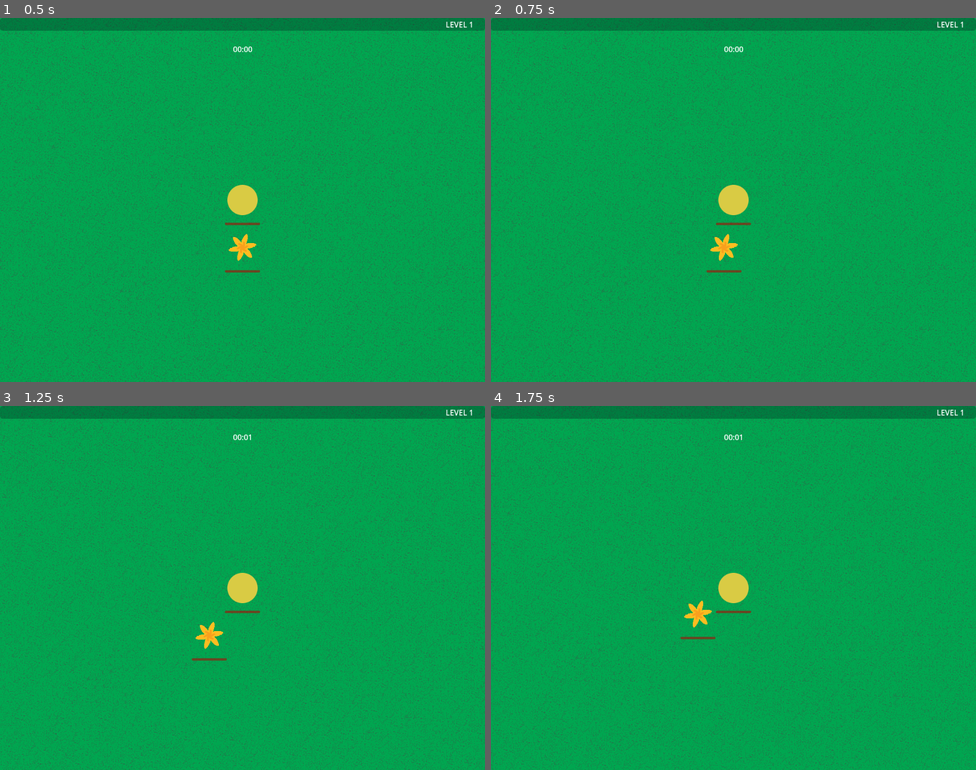
Above: before the commit, frames 1-4 (two rows, left to right).
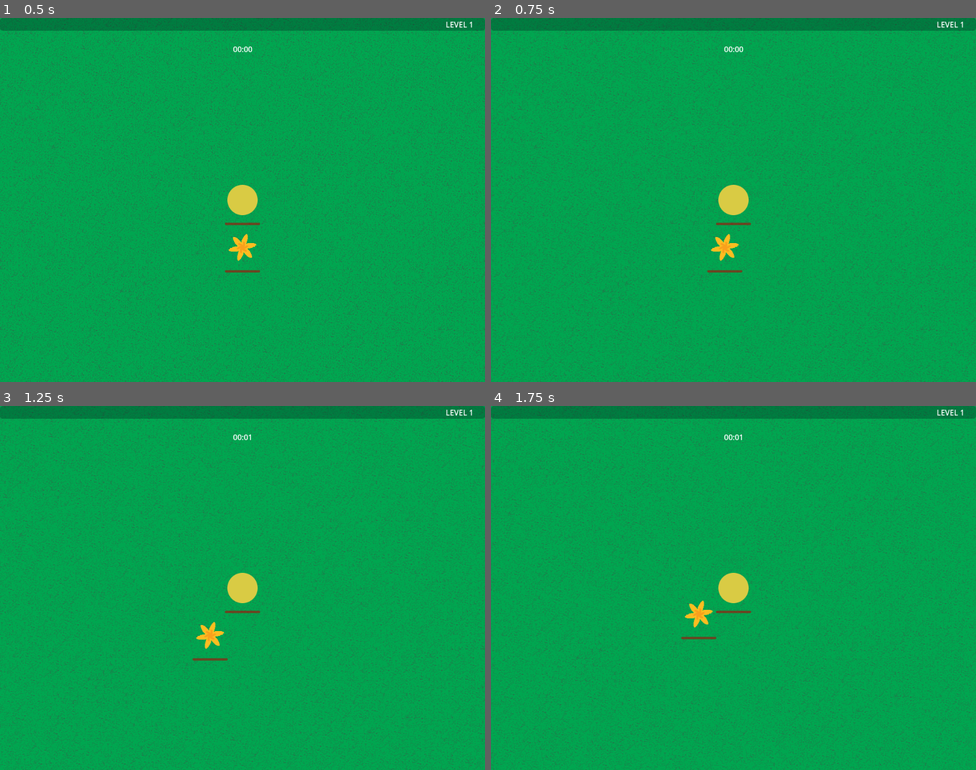
Above: after the commit, the same moments.

Repository: Silvester56/lastflower
Game: Godot game, scene res://scenes/game.tscn
The game is run twice, just before and just after one commit, with the same random seed, the same clock (stepped at 60 frames per second) and the same inputs. The project has no main scene, so this scene is started directly.
Inputs (mouse positions are in pixels of both pictures, inside the frame that each line leads up to):
- Up to frame 1 (0.5 s): no input
- Up to frame 2 (0.75 s): tap Enter at 0.5 s; move the mouse to (840, 181) at 0.52 s; hold D (right) from 0.53 s (still down); tap Space (melee) at 0.6 s
- Up to frame 3 (1.25 s): keep holding D (right); click (349, 569) at 0.8 s
- Up to frame 4 (1.75 s): move the mouse to (636, 606) at 1.27 s; release D (right) at 1.28 s; hold S (down) from 1.28 s (still down); click (636, 606) at 1.35 s; tap Space (melee) at 1.55 s

Frame 1 is identical in both runs. In frame 2, 12% of the frame differs, in the area x 0-100%, y 0-100%; in frame 3, 12%; in frame 4, 12%.
Error after the commit: Attempt to call function 'play' in base 'null instance' on a null instance. (res://scripts/player.gd:48)

Commit message:
Add shroom cooldown, melee power and player speed upgrades

Diff:
--- a/scripts/flower.gd
+++ b/scripts/flower.gd
@@ -3,7 +3,7 @@
 @export var Shroom: PackedScene
 
 var health: int = 100
-var autoHealPower: int = 1
+var autoHealPower: int = 2
 var thorns = false
 var shrooms = false
 var thornsChance = 5
@@ -16,7 +16,10 @@
 			changeHealth(-1)
 
 func changeHealth(ammount):
-	health = health + ammount
+	if health + ammount > 100:
+		health = 100
+	else:
+		health = health + ammount
 	$Health.value = health
 	if health <= 0:
 		$"..".gameover()
@@ -29,6 +32,9 @@
 func increaseShrooms() -> void:
 	$ShroomSpawn.start()
 	shroomDamage = shroomDamage + 1
+
+func decreaseShroomCooldown() -> void:
+	$ShroomSpawn.wait_time = $ShroomSpawn.wait_time - 0.8
 
 func _on_auto_heal_timeout() -> void:
 	changeHealth(autoHealPower)
--- a/scripts/game.gd
+++ b/scripts/game.gd
@@ -2,8 +2,6 @@
 
 @onready var enemy = preload("res://scenes/enemy.tscn")
 var rng = RandomNumberGenerator.new()
-var globalAutoHealSpeed = 1
-var globalAutoHealPower = 1
 var percentageOfGame = 0
 
 func getUpgradeOffest(upgradeId: String) -> int:
@@ -44,20 +42,18 @@
 	if len(throws) >= 2 and throws[1] == winner:
 		newEnemy.setProperties(64, 2, 60, 2)
 	if len(throws) >= 3 and throws[2] == winner:
-		newEnemy.setProperties(128, 5, 80, 4)
+		newEnemy.setProperties(128, 4, 80, 4)
 	if len(throws) >= 4 and throws[3] == winner:
-		newEnemy.setProperties(196, 10, 100, 8)
+		newEnemy.setProperties(196, 8, 100, 8)
 	add_child(newEnemy)
 
 func increaseAutoHealSpeed() -> void:
-	globalAutoHealSpeed = globalAutoHealSpeed - 0.1
-	$Player/AutoHeal.wait_time = globalAutoHealSpeed
-	$Flower/AutoHeal.wait_time = globalAutoHealSpeed
+	$Player/AutoHeal.wait_time = $Player/AutoHeal.wait_time - 0.1
+	$Flower/AutoHeal.wait_time = $Flower/AutoHeal.wait_time - 0.1
 
 func increaseAutoHealPower() -> void:
-	globalAutoHealPower = globalAutoHealPower + 1
-	$Player.autoHealPower = globalAutoHealPower
-	$Flower.autoHealPower = globalAutoHealPower
+	$Player.autoHealPower = $Player.autoHealPower + 1
+	$Flower.autoHealPower = $Flower.autoHealPower + 1
 
 func increaseDifficulty(seconds):
 	$Spawn.wait_time = 1 - float(seconds) / 2000
--- a/scripts/player.gd
+++ b/scripts/player.gd
@@ -10,7 +10,7 @@
 var xpForNextLevel: int = 5
 var level = 1
 var health: int = 100
-var autoHealPower: int = 1
+var autoHealPower: int = 2
 var weapon = 0
 var purchasedUpgrades = {}
 var seconds = 0
@@ -22,6 +22,7 @@
 			changeHealth(-1)
 	if weapon > 0 and Input.is_action_just_pressed("shoot") and $ShootingCooldown.is_stopped():
 		$ShootingCooldown.start()
+		$ShootingSFX.play()
 		var angles = [0]
 		if weapon == 2:
 			angles = [0, 0.3, -0.3]
@@ -44,6 +45,7 @@
 		$Range/Polygon2D.visible = true
 		$Range/Timer.start()
 		$MeleeCooldown.start()
+		$MeleeSFX.play()
 		for body in $Range.get_overlapping_bodies():
 			if body.has_method("getHit"):
 				increaseXp(body.getHit(meleePower))
@@ -61,7 +63,10 @@
 	move_and_slide()
 
 func changeHealth(ammount):
-	health = health + ammount
+	if health + ammount > 100:
+		health = 100
+	else:
+		health = health + ammount
 	$Health.value = health
 	if health <= 0:
 		$"..".gameover()
@@ -86,20 +91,27 @@
 		xp = xp - xpForNextLevel
 		if level < 20:
 			xpForNextLevel = xpForNextLevel + 10
-		elif level < 35:
+		elif level < 40:
 			xpForNextLevel = xpForNextLevel + 15
-		elif level < 50:
+		elif level < 60:
 			xpForNextLevel = xpForNextLevel + 20
 		$Level.text = "LEVEL " + str(level)
 		$Experience.max_value = xpForNextLevel
-		$UpgradeManager.onLevelUp(level)
+		if len($UpgradeManager.allUpgrades.keys()) > 0:
+			$UpgradeManager.onLevelUp(level)
 	$Experience.value = xp
 
 func decreaseMeleeCooldown() -> void:
 	$MeleeCooldown.wait_time = $MeleeCooldown.wait_time - 0.1
 
+func increaseMeleePower() -> void:
+	meleePower = meleePower + 1
+
 func decreaseShootingCooldown() -> void:
 	$ShootingCooldown.wait_time = $ShootingCooldown.wait_time - 0.1
+
+func increaseSpeed() -> void:
+	speed = speed + 10
 
 func increaseShootingPower() -> void:
 	shootingPower = shootingPower + 1
--- a/scripts/upgrade_manager.gd
+++ b/scripts/upgrade_manager.gd
@@ -6,9 +6,11 @@
 	"AUTO_HEAL_SPEED": 1,
 	"AUTO_HEAL_POWER": 1,
 	"MELEE_COOLDOWN": 1,
+	"MELEE_POWER": 1,
 	"SHROOMS": 1,
 	"THORNS": 1,
-	"SHOOTING_WEAPON": 1
+	"SHOOTING_WEAPON": 1,
+	"SPEED": 1
 }
 
 func onLevelUp(level) -> void:
@@ -33,12 +35,18 @@
 	if upgradeId == "AUTO_HEAL_POWER":
 		result.setProperties("Sap power", "More health per auto heal", rank, upgradeId, 64)
 	if upgradeId == "MELEE_COOLDOWN":
-		result.setProperties("Whip", "Decreases melee attack cooldown", rank, upgradeId, 32)
+		result.setProperties("Whip speed", "Decreases melee attack cooldown", rank, upgradeId, 32)
+	if upgradeId == "SPEED":
+		result.setProperties("Boost", "Increases player speed", rank, upgradeId)
+	if upgradeId == "MELEE_POWER":
+		result.setProperties("Whip strength", "Increases melee damage", rank, upgradeId)
 	if upgradeId == "SHROOMS":
 		if rank == 1:
 			result.setProperties("Shrooms", "Mushrooms grow around the flower to protect it", rank, upgradeId, 96)
 		else:
 			result.setProperties("Shrooms", "Mushrooms deal more damage", rank, upgradeId, 96)
+	if upgradeId == "SHROOM_COOLDOWN":
+		result.setProperties("Shrooms", "Mushrooms appear faster", rank, upgradeId, 96)
 	if upgradeId == "SHOOTING_POWER":
 		result.setProperties("Spikes", "Each projectiles deal more damage", rank, upgradeId, 224)
 	if upgradeId == "SHOOTING_COOLDOWN":
@@ -78,10 +86,18 @@
 		$"../..".increaseAutoHealPower()
 	if upgradeIdentifier == "MELEE_COOLDOWN":
 		$"..".decreaseMeleeCooldown()
+	if upgradeIdentifier == "MELEE_POWER":
+		$"..".increaseMeleePower()
 	if upgradeIdentifier == "SHROOMS":
 		$"../../Flower".increaseShrooms()
+		if not "SHROOM_COOLDOWN" in allUpgrades:
+			allUpgrades["SHROOM_COOLDOWN"] = 1
+	if upgradeIdentifier == "SHROOM_COOLDOWN":
+		$"../../Flower".decreaseShroomCooldown()
 	if upgradeIdentifier == "THORNS":
 		$"../../Flower".increaseThorns()
+	if upgradeIdentifier == "SPEED":
+		$"..".increaseSpeed()
 	if upgradeIdentifier == "SHOOTING_WEAPON":
 		$"..".nextWeapon()
 		if not "SHOOTING_POWER" in allUpgrades:
